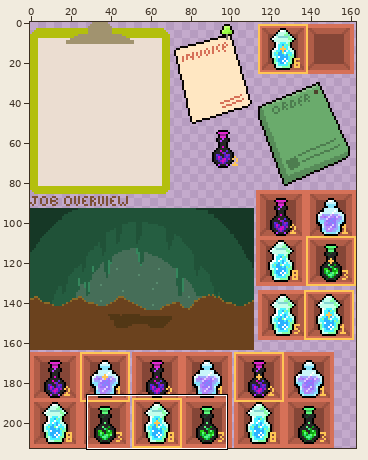
Two states of a sprite sheet, assets/sprites/tutorial_sheet.png. The first picture is a wide view before the edit; the outline marks the close-up.
Close-up. Earlier state:
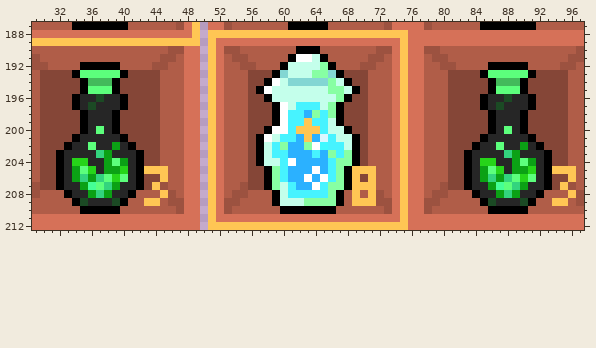
The file is 163x213 pixels. Colours within 5 levels of each other are drawn and written as one. Shown: x 29..97, y 187..212. The old version is drawn lined up with the new one. The commit also changed other parts of the picture, which this record leaves out.
After the commit:
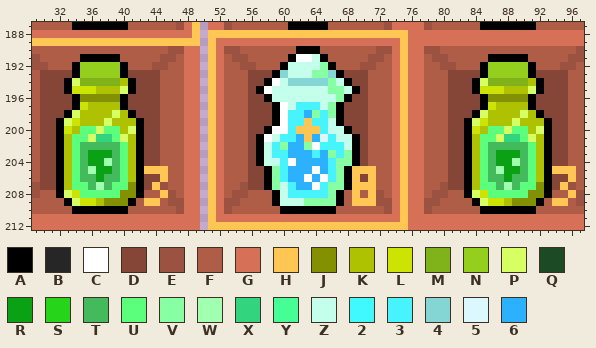
Palette (. is transparent): A #000000  B #262626  C #ffffff  D #854637  E #9c5240  F #b05d48  G #d67158  H #ffc654  J #839101  K #afc202  L #cde302  M #80b319  N #94cf1d  P #d6ff63  Q #1b4a24  R #0ba115  S #26d419  T #43ba5b  U #5cff7c  V #87ffa3  W #a1ffb0  X #33d47e  Y #45ff96  Z #c4ffeb  2 #40f9ff  3 #47f3ff  4 #83d6d3  5 #dbf7ff  6 #2bb1ff
The exact change:
drawings rearranged on the sheet (the old picture shows each at its new place; 1 dropped ones are not shown)
y 191: x 35..39 FFFFF -> AAAAA; x 86..90 FFFFF -> AAAAA
y 192: x 34..40 FAAAAAF -> ANNNNNA; x 85..91 FAAAAAF -> ANNNNNA
y 193: x 35..39 UUUUU -> NNNNN; x 86..90 UUUUU -> NNNNN
y 194: x 33..41 DDATTTADD -> APMMMMMKA; x 84..92 DDATTTADD -> APMMMMMKA
y 195: x 33..41 DDAUUUADD -> ALLLKKKPA; x 84..92 DDAUUUADD -> ALLLKKKPA
y 196: x 35..39 BBQBB -> JJJJJ; x 86..90 BBQBB -> JJJJJ
y 197: x 35..39 BQBBB -> LKKKK; x 86..90 BQBBB -> LKKKK
y 198: x 33..41 DDABBBADD -> APKKKKPKA; x 84..92 DDABBBADD -> APKKKKPKA
y 199: x 32..42 DDDABBBADDD -> APLKKKPKKKA; x 83..93 DDDABBBADDD -> APLKKKPKKKA
y 200: x 32..42 DDDABUBADDD -> ALKUUPUUKPA; x 83..93 DDDABUBADDD -> ALKUUPUUKPA
y 201: x 32..42 DDABBBBBADD -> AKUUPXXUPKA; x 83..93 DDABBBBBADD -> AKUUPXXUPKA
y 202: x 32..42 DABBUBBRBAD -> AKUTTTTTUKA; x 83..93 DABBUBBRBAD -> AKUTTTTTUKA
y 203: x 33..37 BBBBX -> KUTRR; x 39..41 BBB -> TUK; x 84..88 BBBBX -> KUTRR; x 90..92 BBB -> TUK
y 204: x 33..41 BSSBBRURB -> KUTRRWTUK; x 84..92 BSSBBRURB -> KUTRRWTUK
y 205: x 33..37 BRUSB -> KUTWR; x 39..41 RSB -> TUK; x 84..88 BRUSB -> KUTWR; x 90..92 RSB -> TUK
y 206: x 33..39 BRXRXUS -> KUTTRTT; x 41 B -> K; x 84..90 BRXRXUS -> KUTTRTT; x 92 B -> K
y 207: x 33..41 BBRYUXRBB -> KUUTWTUUJ; x 84..92 BBRYUXRBB -> KUUTWTUUJ
y 208: x 32..42 FABBRXRBBAF -> APLUUUUUJJA; x 83..93 FABBRXRBBAF -> APLUUUUUJJA
y 209: x 33..41 FAQBBBQAF -> APLLKJJJA; x 84..92 FAQBBBQAF -> APLLKJJJA
y 210: x 34 F -> A; x 40 F -> A; x 85 F -> A; x 91 F -> A
